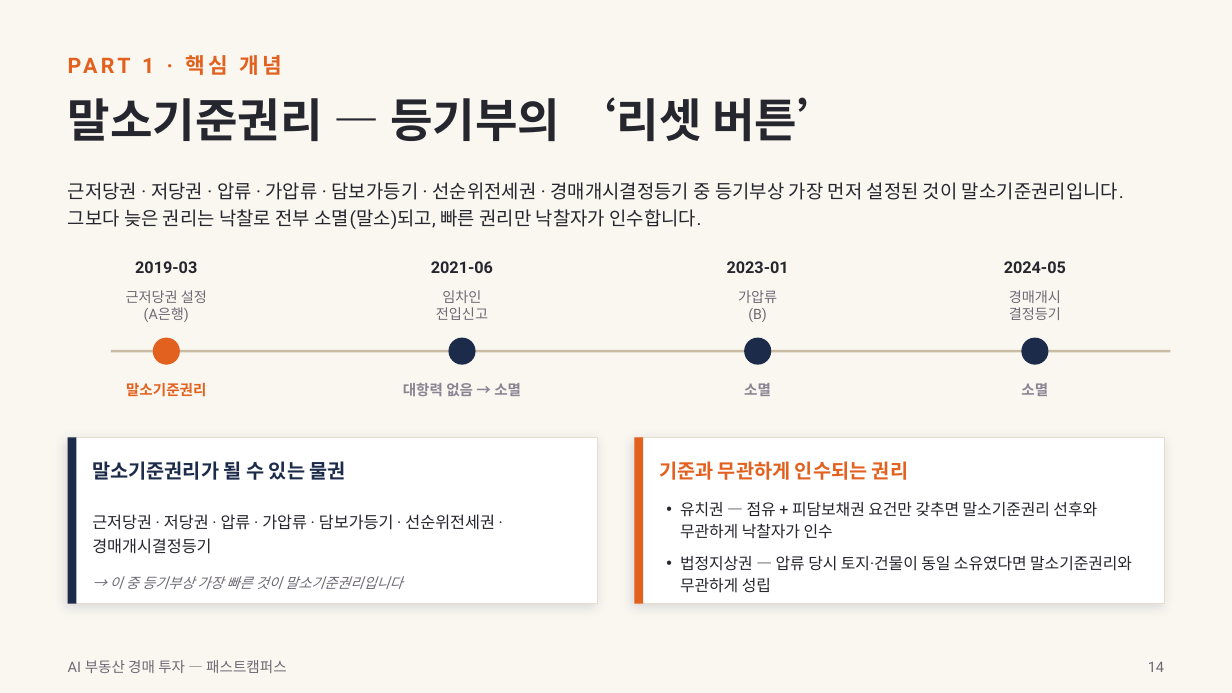
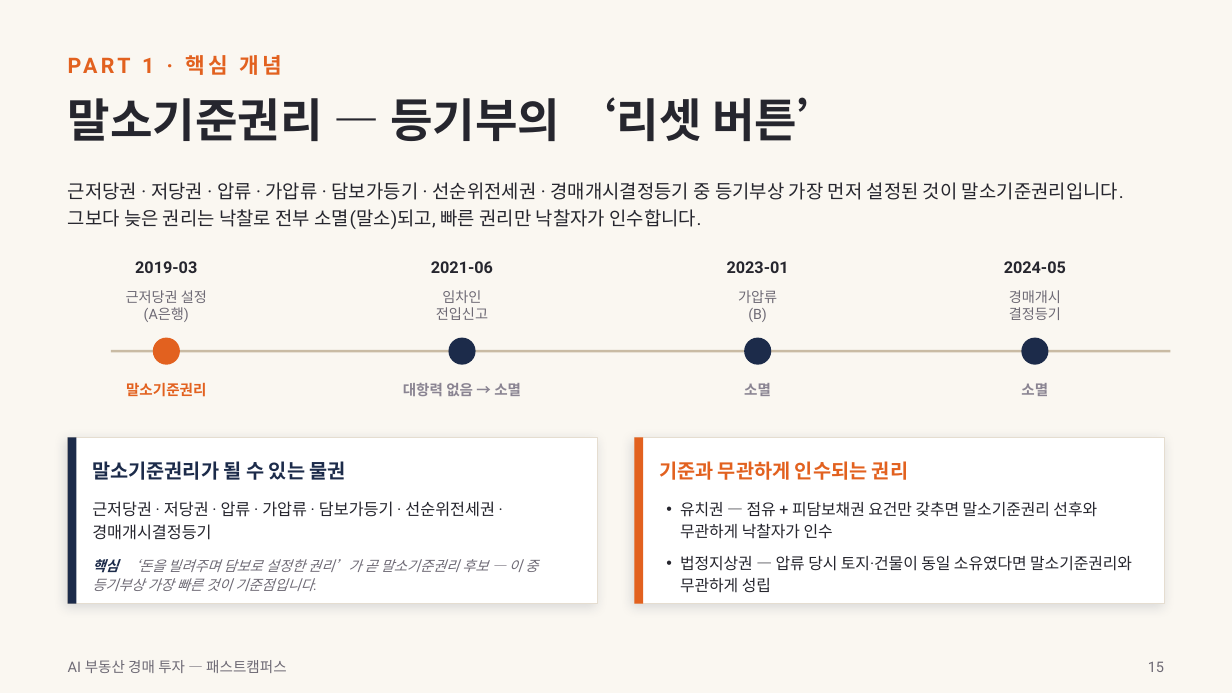
Before and after one commit to earthskyisbig/auction-crwal0629, a slide deck: slide 15 of docs/slides/AI부동산경매투자_강의슬라이드.pptx (slide 14 before the commit). Drawn at 1232x693 pixels with LibreOffice and Linux fonts; fonts in the diff are those of the drawing. Boxes give left, top, right and bottom in pixels: in the first picture for what was removed or moved away, otherwise in the second. Text is boxed around its words. In the diff, an @@ line names an element or a change of style, - is before the commit and + after.

```diff
--- a/docs/slides/AI부동산경매투자_강의슬라이드.pptx
+++ b/docs/slides/AI부동산경매투자_강의슬라이드.pptx
@@ text "근저당권 · 저당권 · 압류 ...": place and size @@
-text "근저당권 · 저당권 · 압류 ..." at box(92, 514, 495, 554)
+text "근저당권 · 저당권 · 압류 ..." at box(92, 501, 495, 540)
@@ text at box(92, 559, 538, 591): text changed @@
-→ 이 중 등기부상 가장 빠른 것이 말소기준권리입니다
+핵심 ‘돈을 빌려주며 담보로 설정한 권리’가 곧 말소기준권리 후보 — 이 중 등기부상 가장 빠른 것이 기준점입니다.
@@ text at box(1148, 661, 1164, 672): text changed @@
-14
+15
```
Also in this commit, not shown: 29 other slides changed, 1 slide added, 1 other file.
